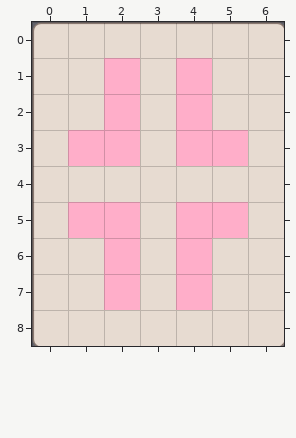
Tiled map -- HungryGame/proj.win32/map/16.tmx. The picture above is the old version.
Cells are 60x60 px. Shown: x 0..6, y 0..8.
After:
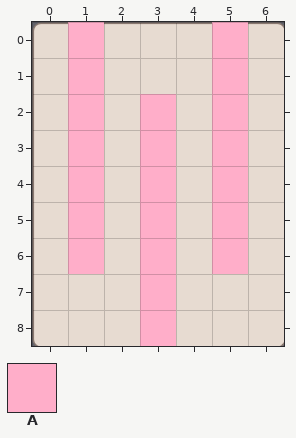
Key: from "metaset1": A 0.
_ is an empty cell, # one hidden under a higher layer.
Change:
Layer "wall":
y 1..3: x 2 # -> _; x 4 # -> _
y 5..7: x 2 # -> _; x 4 # -> _
Layer "Items":
y 0: x 1 _ -> A; x 5 _ -> A
y 1: x 1..2 _A -> A_; x 4..5 A_ -> _A
y 2: x 1..5 _A_A_ -> A_A_A
y 3: x 2..4 A_A -> _A_
y 4: x 1 _ -> A; x 3 _ -> A; x 5 _ -> A
y 5: x 2..4 A_A -> _A_
y 6: x 1..5 _A_A_ -> A_A_A
y 7: x 2..4 A_A -> _A_
y 8: x 3 _ -> A
Boxes around the changes in both pictures, in picture pixels (x1, y1, x2, y2):
changed: (68, 22, 248, 346)
